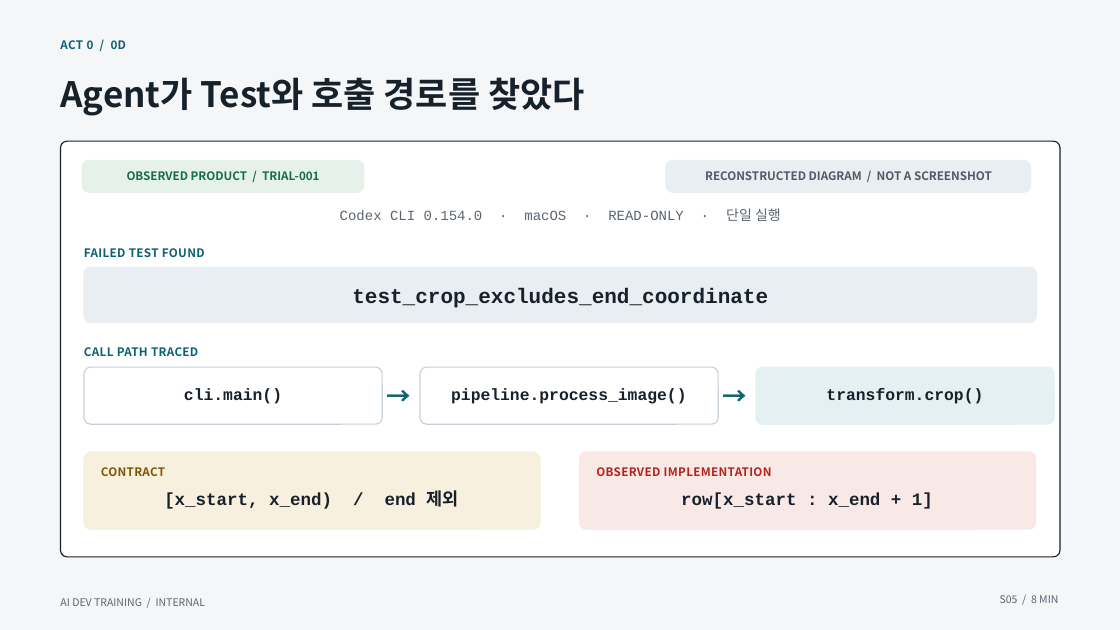
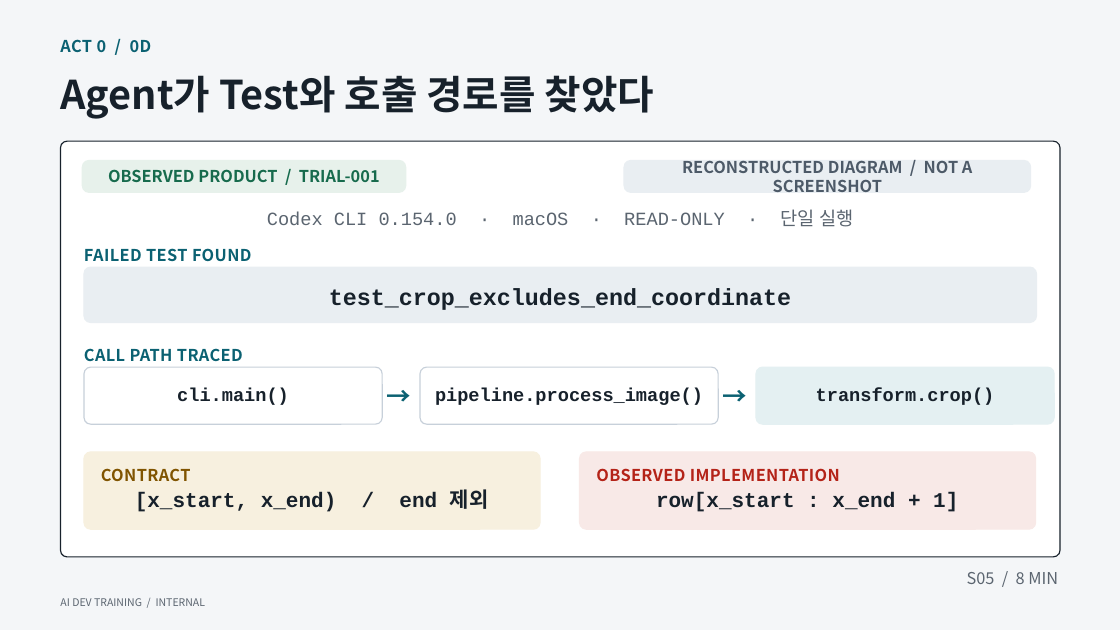
Before and after one commit to GideokKim/ai-dev-training, a slide deck: slide 5 of production/ACT_0.pptx. Drawn at 1120x630 pixels with LibreOffice and Linux fonts; fonts in the diff are those of the drawing. Boxes give left, top, right and bottom in pixels: in the first picture for what was removed or moved away, otherwise in the second. Text is boxed around its words. In the diff, an @@ line names an element or a change of style, - is before the commit and + after.

Commit message:
feat(production): revise ACT 0 typography and demo path
Improve slide readability and package the static TRIAL-001 route for review.

```diff
--- a/production/ACT_0.pptx
+++ b/production/ACT_0.pptx
@@ text "Agent가 Test와 호출 경로를 찾았다" at [60,75,654,119]: size 30 to 34 pt @@
@@ rounded rectangle: place and size @@
-rounded rectangle at [82,160,364,192]
+rounded rectangle at [82,160,406,192]
@@ size 10 to 14 pt in 7 elements at [60,39,152,52], [84,248,252,262], [84,348,243,361], [596,468,840,481], [101,468,191,481], [682,160,972,192], [108,169,380,182] @@
@@ rounded rectangle: place and size @@
-rounded rectangle at [666,160,1031,192]
+rounded rectangle at [624,160,1031,192]
@@ text "RECONSTRUCTED DIAGRAM / NOT A ...": place and size @@
-text "RECONSTRUCTED DIAGRAM / NOT A ..." at [705,171,992,180]
+text "RECONSTRUCTED DIAGRAM / NOT A ..." at [682,160,972,192]
@@ text "Codex CLI 0.154.0 · macOS ..." at [267,209,853,227]: size 12 to 16 pt @@
@@ text "test_crop_excludes_end_coordinate" at [329,288,791,310]: size 18 to 20 pt @@
@@ size 14 to 16 pt in 3 elements at [177,388,289,405], [435,388,703,405], [816,388,995,405] @@
@@ text "[x_start, x_end) / end 제외" at [135,489,489,512]: size 15 to 18 pt @@
@@ text "row[x_start : x_end + 1]" at [656,492,958,512]: size 15 to 18 pt @@
@@ text "S05 / 8 MIN": place and size @@
-text "S05 / 8 MIN" at [1000,595,1058,603]
+text "S05 / 8 MIN" at [967,572,1058,584]
@@ text "S05 / 8 MIN" at [967,572,1058,584]: size 9 to 14 pt @@
```
Also in this commit, not shown: 8 other slides changed, 12 other files.
